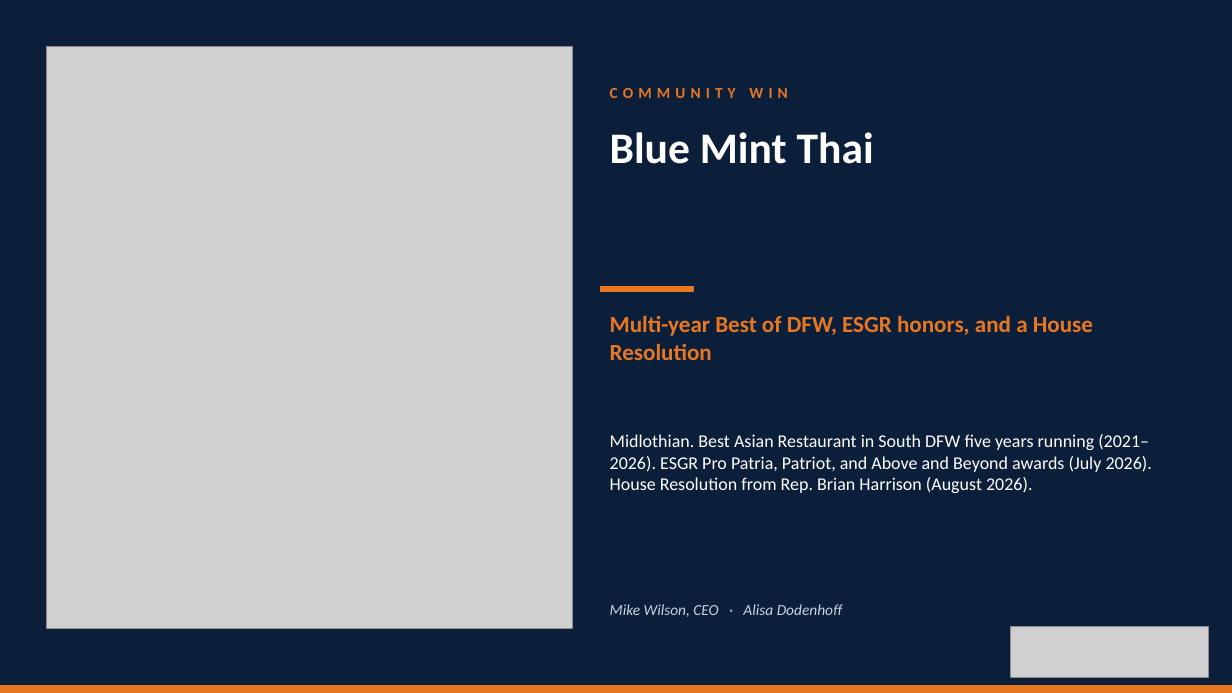
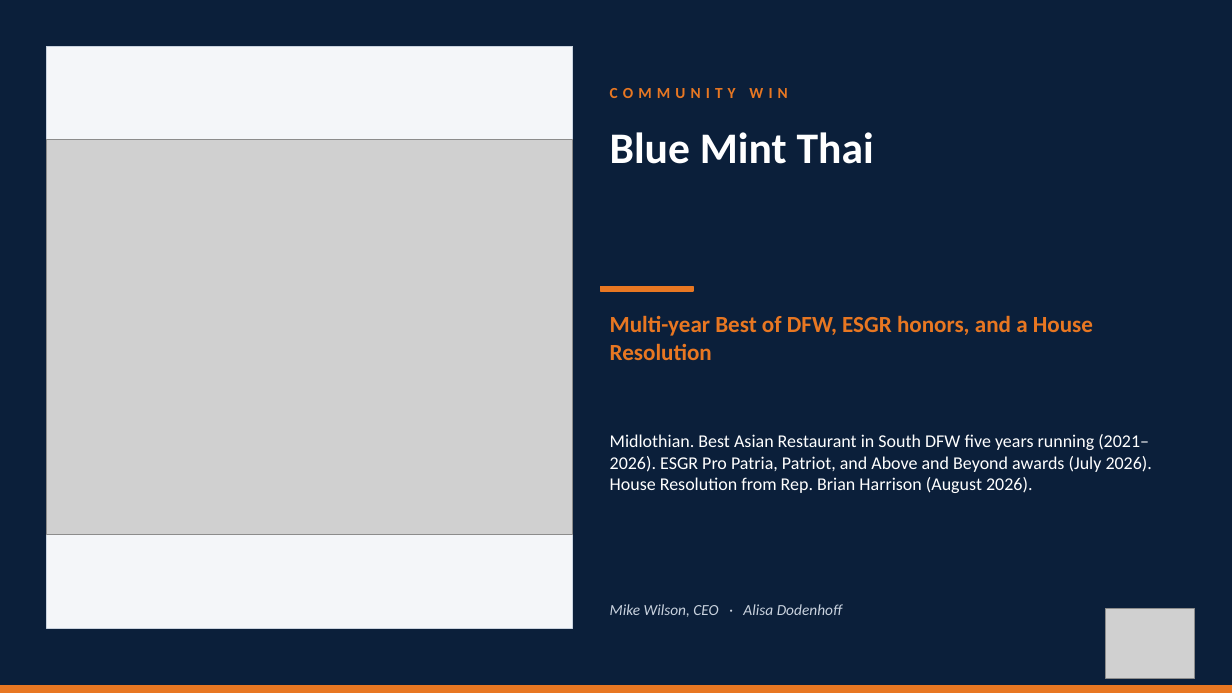
Before and after one commit to TicoRicoRay/wroe-dallas-2026, a slide deck: slide 19 of deliverables/celebrations-loop/Celebrations-Loop.pptx. Drawn at 1232x693 pixels with LibreOffice and Linux fonts; fonts in the diff are those of the drawing; grey boxes stand for pictures. Boxes give left, top, right and bottom in pixels: in the first picture for what was removed or moved away, otherwise in the second. Text is boxed around its words. In the diff, an @@ line names an element or a change of style, - is before the commit and + after.

```diff
--- a/deliverables/celebrations-loop/Celebrations-Loop.pptx
+++ b/deliverables/celebrations-loop/Celebrations-Loop.pptx
@@ rectangle added at (46,46,573,628), fill #F4F6F9, outline #C9D2DE 0.5 pt @@
@@ picture: place and size @@
-picture at (46,46,573,628)
+picture at (46,140,573,535)
@@ picture: place and size @@
-picture at (1010,627,1209,677)
+picture at (1105,609,1195,678)
```
Also in this commit, not shown: 20 other slides changed, 2 other files.
